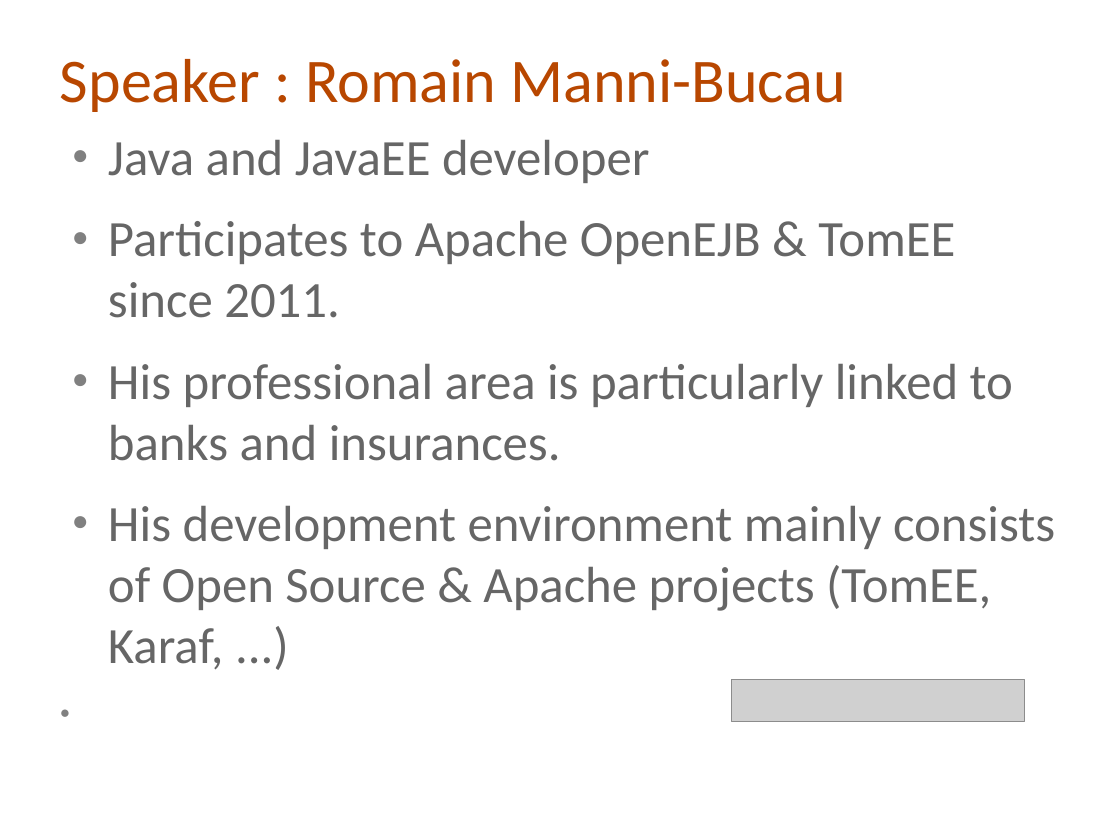
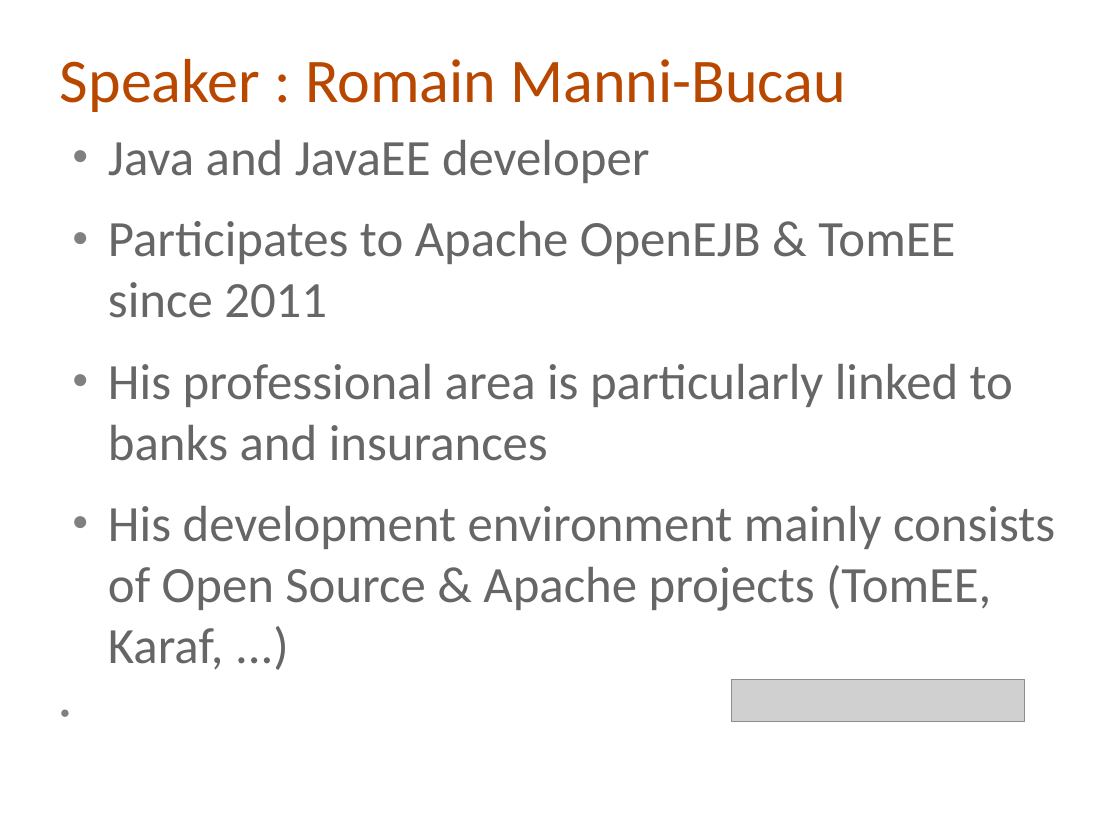
Before and after one commit to cmoulliard/apachecon-2012, a slide deck: slide 4 of karaf-ee-apachecon_eu_2012.odp. Drawn at 1120x840 pixels with LibreOffice and Linux fonts; fonts in the diff are those of the drawing; grey boxes stand for pictures; background and template pictures are left out. Boxes give left, top, right and bottom in pixels: in the first picture for what was removed or moved away, otherwise in the second. Text is boxed around its words. In the diff, an @@ line names an element or a change of style, - is before the commit and + after.

```diff
--- a/karaf-ee-apachecon_eu_2012.odp
+++ b/karaf-ee-apachecon_eu_2012.odp
@@ text at (108,220,1013,461): text changed @@
-● Participates to Apache OpenEJB & TomEE since 2011.
-● His professional area is particularly linked to banks and insurances.
+● Participates to Apache OpenEJB & TomEE since 2011
+● His professional area is particularly linked to banks and insurances
```
Also in this commit, not shown: 14 other slides changed, 4 slides added, 1 slide removed.
